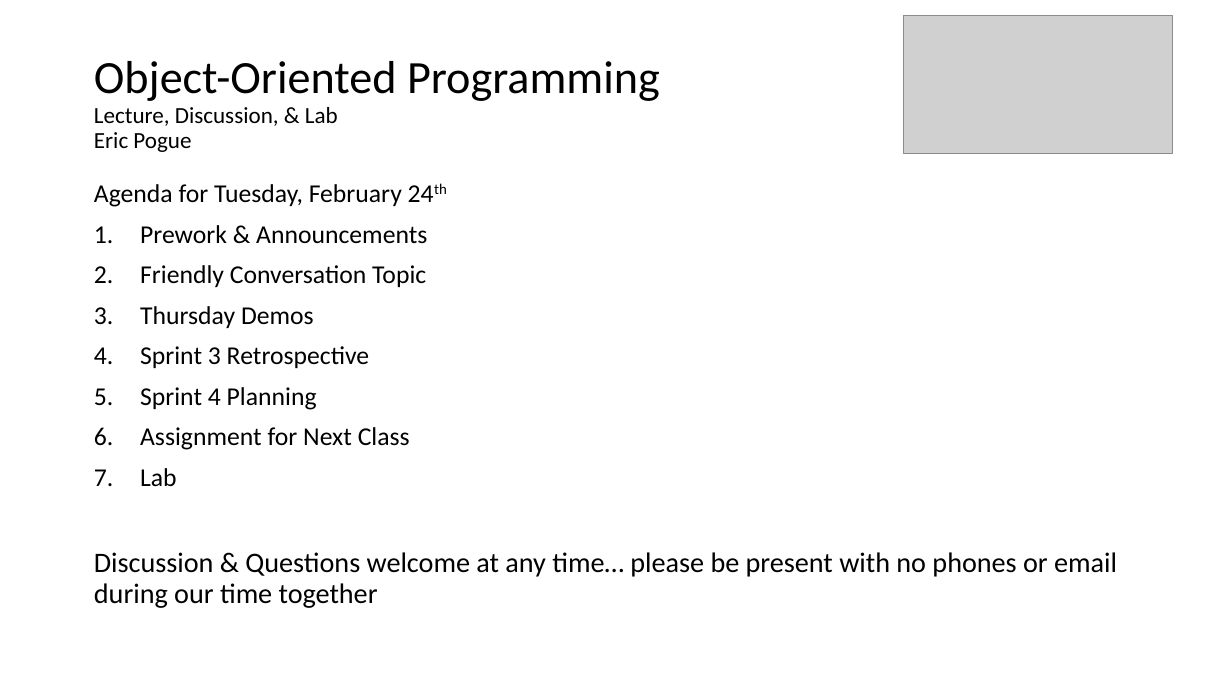
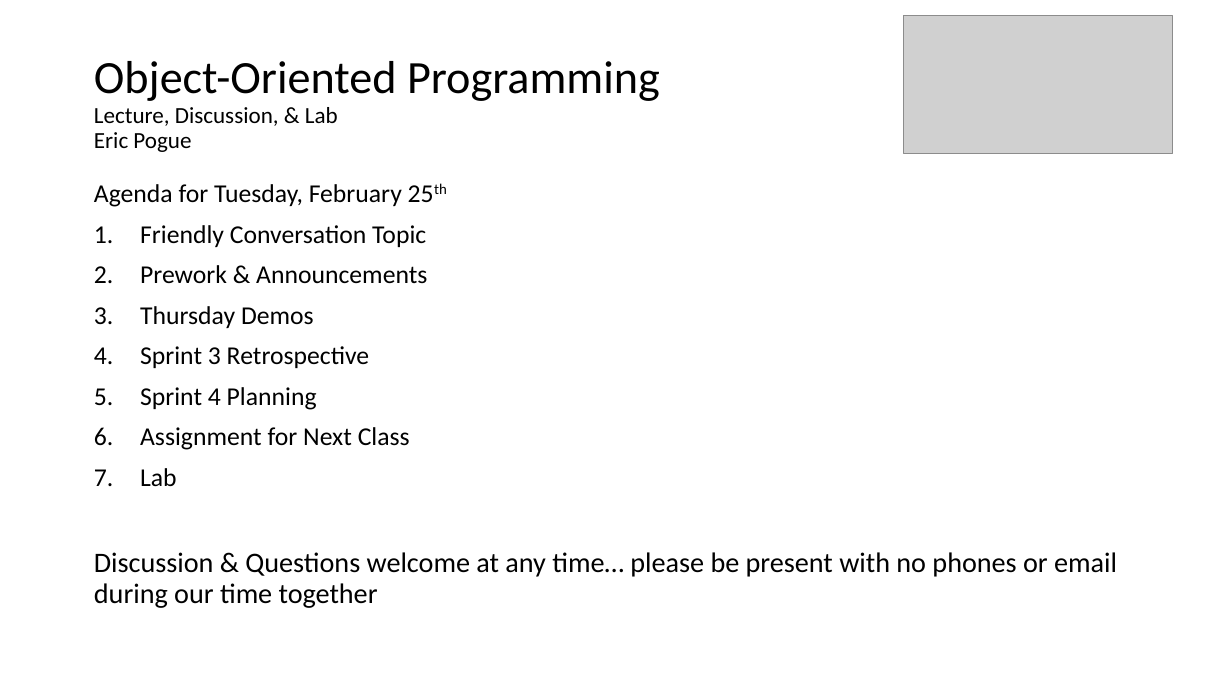
Before and after one commit to EricJPogue/CPSC-24500, a slide deck: slide 1 of lecture-slides/2020-02-25-oop.pptx. Drawn at 1232x693 pixels with LibreOffice and Linux fonts; fonts in the diff are those of the drawing; grey boxes stand for pictures. Boxes give left, top, right and bottom in pixels: in the first picture for what was removed or moved away, otherwise in the second. Text is boxed around its words. In the diff, an @@ line names an element or a change of style, - is before the commit and + after.

```diff
--- a/lecture-slides/2020-02-25-oop.pptx
+++ b/lecture-slides/2020-02-25-oop.pptx
@@ text at box(94, 184, 426, 247): text changed @@
-Agenda for Tuesday, February 24th
+Agenda for Tuesday, February 25th
+1. Friendly Conversation Topic
@@ text at box(140, 265, 426, 287): paragraph removed @@
-2. Friendly Conversation Topic
```
Also in this commit, not shown: 3 other slides changed, 3 other files.
